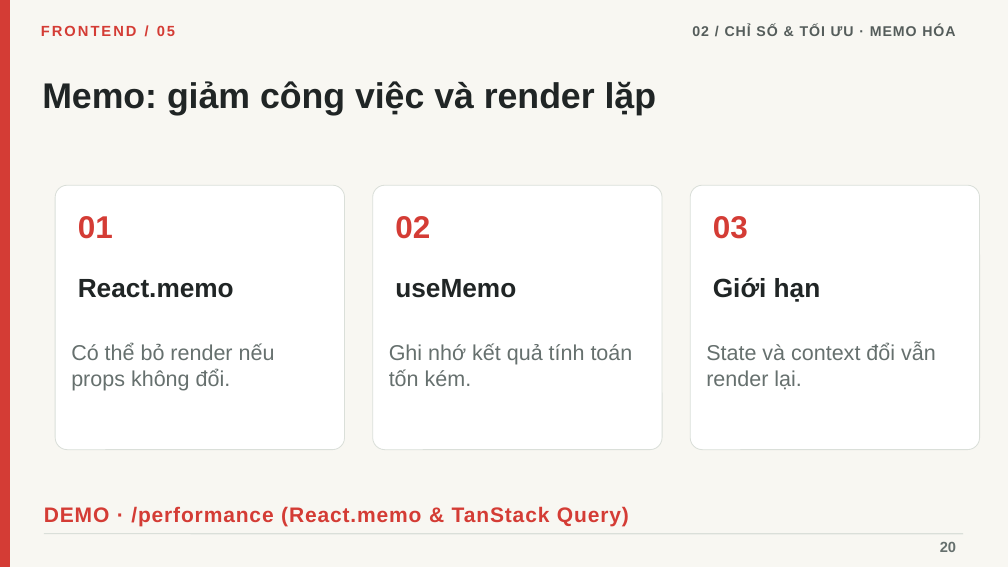
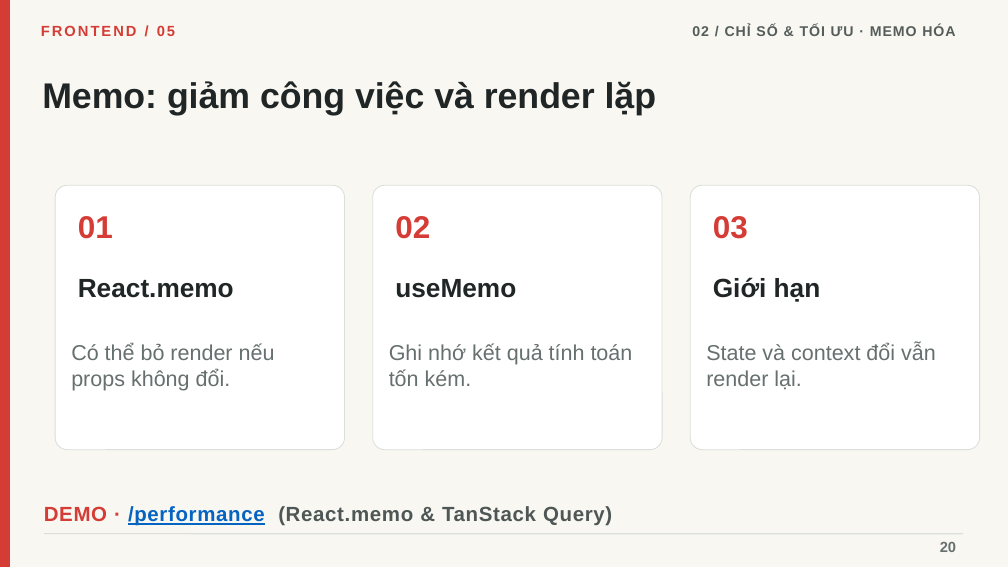
Before and after one commit to linhtn-spec/seminar-nextjs, a slide deck: slide 20 of Seminar_05_Frontend_Roadmap_Tieng_Viet_Da_Chinh_Sua.pptx. Drawn at 1008x567 pixels with LibreOffice and Linux fonts; fonts in the diff are those of the drawing. Boxes give left, top, right and bottom in pixels: in the first picture for what was removed or moved away, otherwise in the second. Text is boxed around its words. In the diff, an @@ line names an element or a change of style, - is before the commit and + after.

```diff
--- a/Seminar_05_Frontend_Roadmap_Tieng_Viet_Da_Chinh_Sua.pptx
+++ b/Seminar_05_Frontend_Roadmap_Tieng_Viet_Da_Chinh_Sua.pptx
@@ text "DEMO · /performance (React.memo & ..." at (44,506,612,526): size 20 to 19.5 pt, letter spacing 0.8 to 0.6 pt; text colour #D43C35 to #0563C1, underline on in "/performance"; text colour #D43C35 to #4E5755 in "(React.memo & TanStack Query)" @@
```
Also in this commit, not shown: 7 other slides changed, 3 other files.
